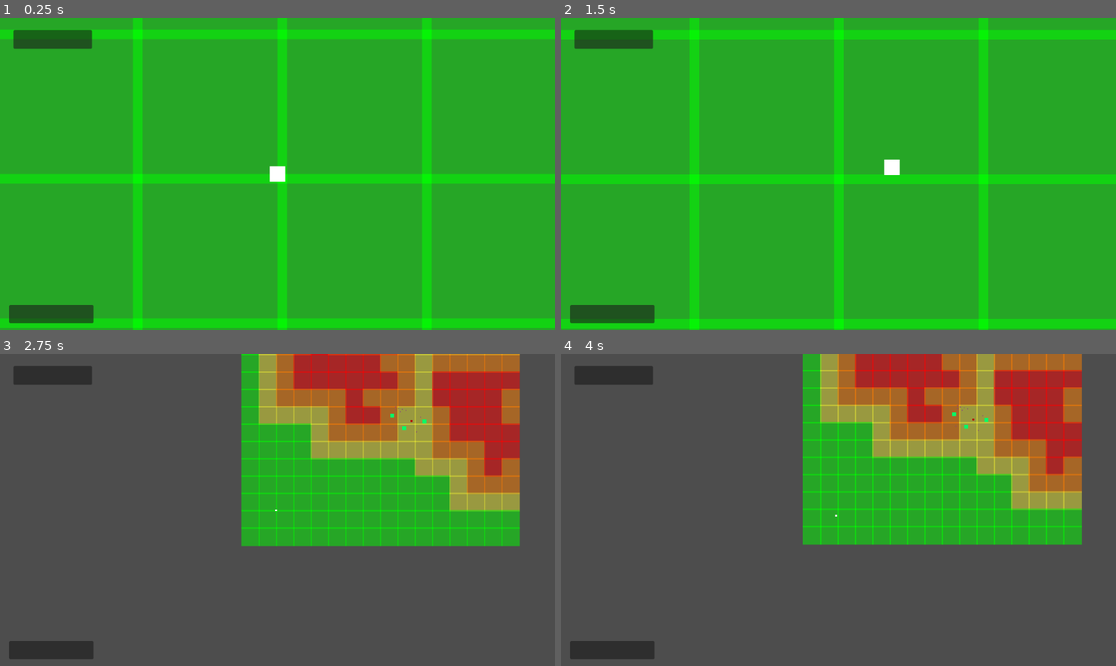
Above: before the commit, frames 1-4 (two rows, left to right).
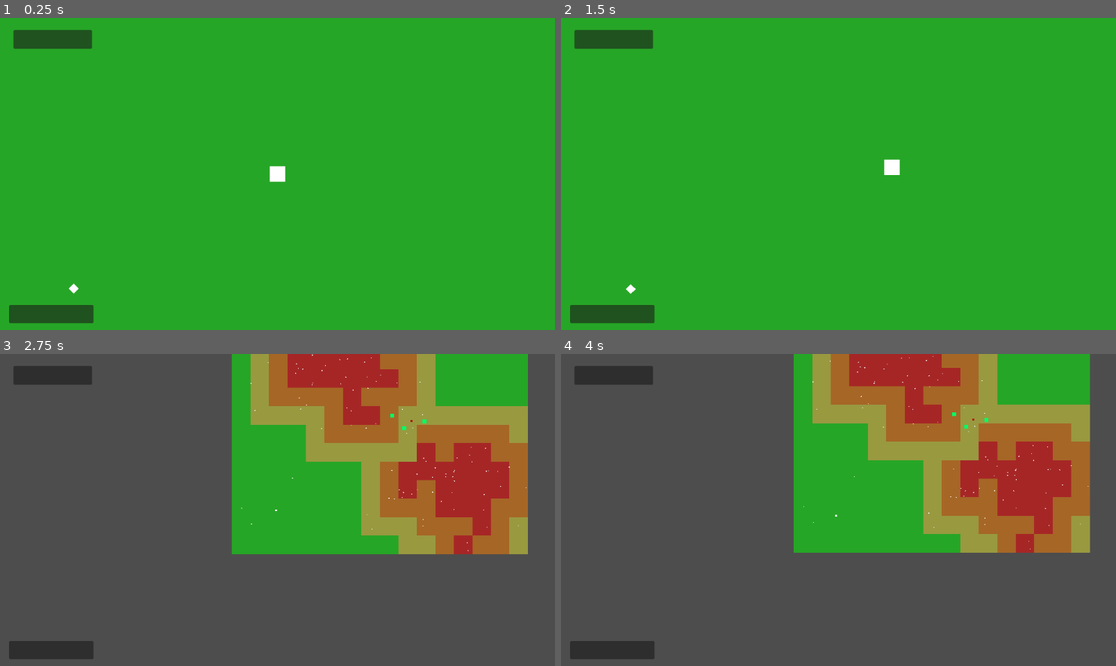
Above: after the commit, the same moments.

Repository: DiegoHommer/Day_In_The_Life_of_a_Slime
Game: Godot game, scene res://main.tscn
The game is run twice, just before and just after one commit, with the same random seed, the same clock (stepped at 60 frames per second) and the same inputs.
Inputs (mouse positions are in pixels of both pictures, inside the frame that each line leads up to):
- Up to frame 1 (0.25 s): no input
- Up to frame 2 (1.5 s): tap Enter (ui_accept) at 0.5, 0.77 s; move the mouse to (960, 158) at 0.52 s; tap Z (zoom) at 0.6, 1.35 s; move the mouse to (727, 189) at 1.27 s
- Up to frame 3 (2.75 s): tap Enter (ui_accept) at 1.52 s; move the mouse to (333, 441) at 2.02 s; tap Z (zoom) at 2.1 s
- Up to frame 4 (4 s): tap Enter (ui_accept) at 2.75, 3.02, 3.77 s; move the mouse to (810, 572) at 2.77 s; tap Z (zoom) at 2.85, 3.6 s; move the mouse to (1005, 556) at 3.52 s

The runs differ from the first frame. In frame 1, 13% of the frame differs, in the area x 0-100%, y 0-100%; in frame 2, 14%; in frame 3, 20%, in the area x 41-96%, y 0-65%; in frame 4, 19%.

Commit message:
Spawn de Lixo - Teste 1
Um teste do spawn de lixos pelo heatmap. Mudei o lixo para branco pra dar pra ver melhor

Diff:
--- a/gerador_do_heatmap.gd
+++ b/gerador_do_heatmap.gd
@@ -2,6 +2,8 @@
 
 const HEATMAP_SIZE = 16
 const DIFICULDADE = 2
+const TOTAL_LIXO = 120
+var lixo_scene = preload("res://scenes/trash.tscn")
 var area_scene = preload("res://scenes/areas_mapa.tscn")
 var areas = []
 
@@ -14,14 +16,14 @@
 			areas.append([])
 			areas[i].append(area_scene.instantiate())
 			add_child(areas[i][j])
-			areas[i][j].position = Vector2(300*(i-HEATMAP_SIZE/2), 300*(j-HEATMAP_SIZE/2))
+			areas[i][j].position = Vector2(320*(i-HEATMAP_SIZE/2), 320*(j-HEATMAP_SIZE/2))
 			areas[i][j].level = 0
 
-	var A_x = randi_range(round(HEATMAP_SIZE/8),round(HEATMAP_SIZE/3))
-	var A_y = randi_range(round(HEATMAP_SIZE/8), round(HEATMAP_SIZE/3))
+	var A_x = randi_range(2,5)
+	var A_y = randi_range(2, 5)
 
-	var B_x = randi_range(round(2*HEATMAP_SIZE/3),round(7*HEATMAP_SIZE/8))
-	var B_y = randi_range(round(2*HEATMAP_SIZE/4), round(7*HEATMAP_SIZE/8))
+	var B_x = randi_range(11,14)
+	var B_y = randi_range(11,14)
 
 	cidade(A_x, A_y)
 
@@ -35,7 +37,36 @@
 		urbanização()
 	ajuste()
 
+	#garante que os cantos do spawn e da cidade são seguros
+	for i in 3:
+		for j in 3:
+			areas[i][HEATMAP_SIZE - 1 - j].level = 0
+			areas[HEATMAP_SIZE - i - 1][j].level = 0
 
+
+	#fazer os lixos------------------------------------------------------------
+	var quantos_lixos = 0
+
+	#primeiro ele garante que cada quadrado vermelho tem pelo menos 1 lixo
+	for i in HEATMAP_SIZE:
+		for j in HEATMAP_SIZE:
+			if areas[i][j].level == 3:
+				var lixo = lixo_scene.instantiate()
+				add_child(lixo)
+				lixo.position = areas[i][j].position + Vector2(randi_range(0,320), randi_range(0,320))
+				quantos_lixos +=1
+
+	#o resto é mais aleatório
+	while(quantos_lixos < TOTAL_LIXO):
+		#sorteia uma posição
+		var rand_x = randi_range(0,HEATMAP_SIZE - 1)
+		var rand_y = randi_range(0,HEATMAP_SIZE - 1)
+		#a chance de criar um lixo na posição sorteada depende do heat da área da posição
+		if (randf_range(0,1)*(areas[rand_x][rand_y].level+1)>0.95):
+			var lixo = lixo_scene.instantiate()
+			add_child(lixo)
+			lixo.position = areas[rand_x][rand_y].position + Vector2(randi_range(0,320), randi_range(0,320))
+			quantos_lixos +=1
 
 
 
--- a/main.tscn
+++ b/main.tscn
@@ -43,30 +43,6 @@
 position = Vector2(769, 266)
 
 [node name="Trash" type="Node" parent="."]
-
-[node name="Trash" parent="Trash" instance=ExtResource("5_1mn4b")]
-position = Vector2(353, 95)
-
-[node name="Trash2" parent="Trash" instance=ExtResource("5_1mn4b")]
-position = Vector2(240, 372)
-
-[node name="Trash3" parent="Trash" instance=ExtResource("5_1mn4b")]
-position = Vector2(706, 190)
-
-[node name="Trash4" parent="Trash" instance=ExtResource("5_1mn4b")]
-position = Vector2(633, 445)
-
-[node name="Trash5" parent="Trash" instance=ExtResource("5_1mn4b")]
-position = Vector2(272, 16)
-
-[node name="Trash6" parent="Trash" instance=ExtResource("5_1mn4b")]
-position = Vector2(448, 72)
-
-[node name="Trash7" parent="Trash" instance=ExtResource("5_1mn4b")]
-position = Vector2(274, 66)
-
-[node name="Trash8" parent="Trash" instance=ExtResource("5_1mn4b")]
-position = Vector2(319, 42)
 
 [node name="Trash9" parent="Trash" instance=ExtResource("5_1mn4b")]
 position = Vector2(388, 53)
--- a/scenes/Trash.tscn
+++ b/scenes/Trash.tscn
@@ -18,7 +18,6 @@
 [node name="Polygon2D" type="Polygon2D" parent="."]
 position = Vector2(-0.5, 5.96046e-08)
 scale = Vector2(2.03125, 2)
-color = Color(0.545098, 0.243137, 0.521569, 1)
 polygon = PackedVector2Array(-4.67692, -2.98023e-08, 0.246154, -5, 5.66154, 0, 0.246154, 5)
 
 [connection signal="body_entered" from="." to="." method="_on_body_entered"]
--- a/scenes/trash.gd
+++ b/scenes/trash.gd
@@ -1,6 +1,14 @@
 extends Area2D
-@onready var game_manager = %GameManager
-@onready var pc = %PC
+@onready var game_manager = ""
+@onready var pc = ""
+
+func _ready():
+	#fiz isso porque os lixos spawnados não tavam achando o GameManager e o PC do jeito que tava
+	owner = get_parent().owner
+
+	game_manager = %GameManager
+	pc = %PC
+
 
 func _on_body_entered(body):
 	# Se o player entra em contato com o lixo, o lixo é absorvido
